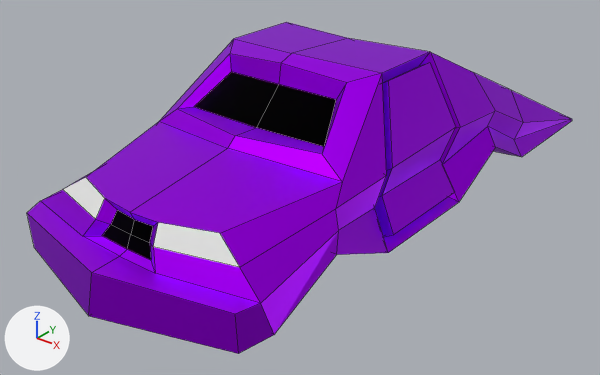
The FBX model Meshes/Cars/RampCar/RampCar.fbx, before and after one commit.
One viewpoint serves both versions: a camera (50 mm lens) standing at (14.32, -20.6, 10.87) and looking at (-0.3, -2.33, -0.46). Every picture has the same lights, and +X, +Y and +Z are marked at lower left. The picture after the commit comes second. Mesh edges are drawn as thin lines.
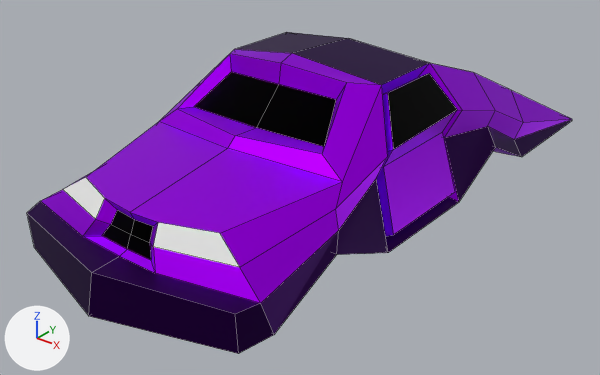
What differs and where, as boxes (x1, y1, x2, y2) in the pictures (600 x 375 px; the box of a moved part takes in the faces that stretch with it):
'Cube', reshaped: before (27, 22, 572, 354); after (27, 32, 572, 354)
part 1 of me_cube, moved or reshaped: before (161, 22, 495, 255); after (161, 32, 495, 255)
part 2 of me_cube, recoloured: before (388, 62, 456, 168); after (388, 73, 457, 149)
part 3 of me_cube, recoloured: before (27, 22, 572, 354); after (27, 32, 572, 354)

Patch to the scene script:
```diff
--- a/Meshes/Cars/RampCar/RampCar.fbx.py
+++ b/Meshes/Cars/RampCar/RampCar.fbx.py
@@ mat_bamper @@
+mat_bamper = principled_material('Bamper')
+mat_bamper.base_color = (0.0325, 0.000119, 0.0885)  # dark purple #330054
+mat_bamper.metallic = 1.0
@@ me_cube @@
 # used by ob_cube; location = (0.0, 0.0, 0.0); rotation_euler = (0.0, -3.142, 0.0), in degrees (0, -180, 0); scale = (-4.01, -8.66, -0.532)
-me_cube.from_pydata(...)  # 122 vertices, 118 faces; spans x -1.0..1.0, y -1.08..1.25, z -1.11..7.69
+me_cube.from_pydata(...)  # 138 vertices, 134 faces; spans x -1.0..1.0, y -1.08..1.25, z -1.11..7.69
+# me_cube part 1
+# 3 faces are deleted
+# 6 vertices in x -0.67..0.7, y 0.0..0.29, z 6.95..7.36 move by (0.0, 0.0, -0.62)
+# 6 vertices in x -0.91..0.91, y -0.04..0.39, z 2.8..3.39 move by (0.0, 0.0, 1.02)
+# 4 vertices in x -0.83..0.83, y 0.0..0.42, z 0.99 move by (0.0, 0.0, 1.65)
+# 4 vertices in x 0.76..0.85, y 0.03..0.39, z 1.11..1.48 move by (0.0, 0.0, 1.64)
+# 4 vertices move from x -0.91..0.91, y 0.03..0.42, z 2.96..6.58 to x -0.91..0.91, y 0.03..0.42, z 3.99..5.95
+# 16 vertices are added at x -0.97..-0.64, y 0.0..0.42, z -0.36..6.05
+# 17 new faces join them, mat_body (purple #b000ff)
+# 1 new face joins them, mat_bamper (dark purple #330054)
+# 1 new face joins them, mat_window (black #000000)
+# me_cube part 2: 1 face spanning x 0.7..0.91, y 0.0..0.39, z 4.19..6.33 switches from mat_body (purple #b000ff) to mat_window (black #000000)
+# me_cube part 3: 25 faces spanning x -1.0..1.0, y -1.08..1.25, z -1.11..7.69 switch from mat_body (purple #b000ff) to mat_bamper (dark purple #330054)
 me_cube.materials.append(mat_window)
```
